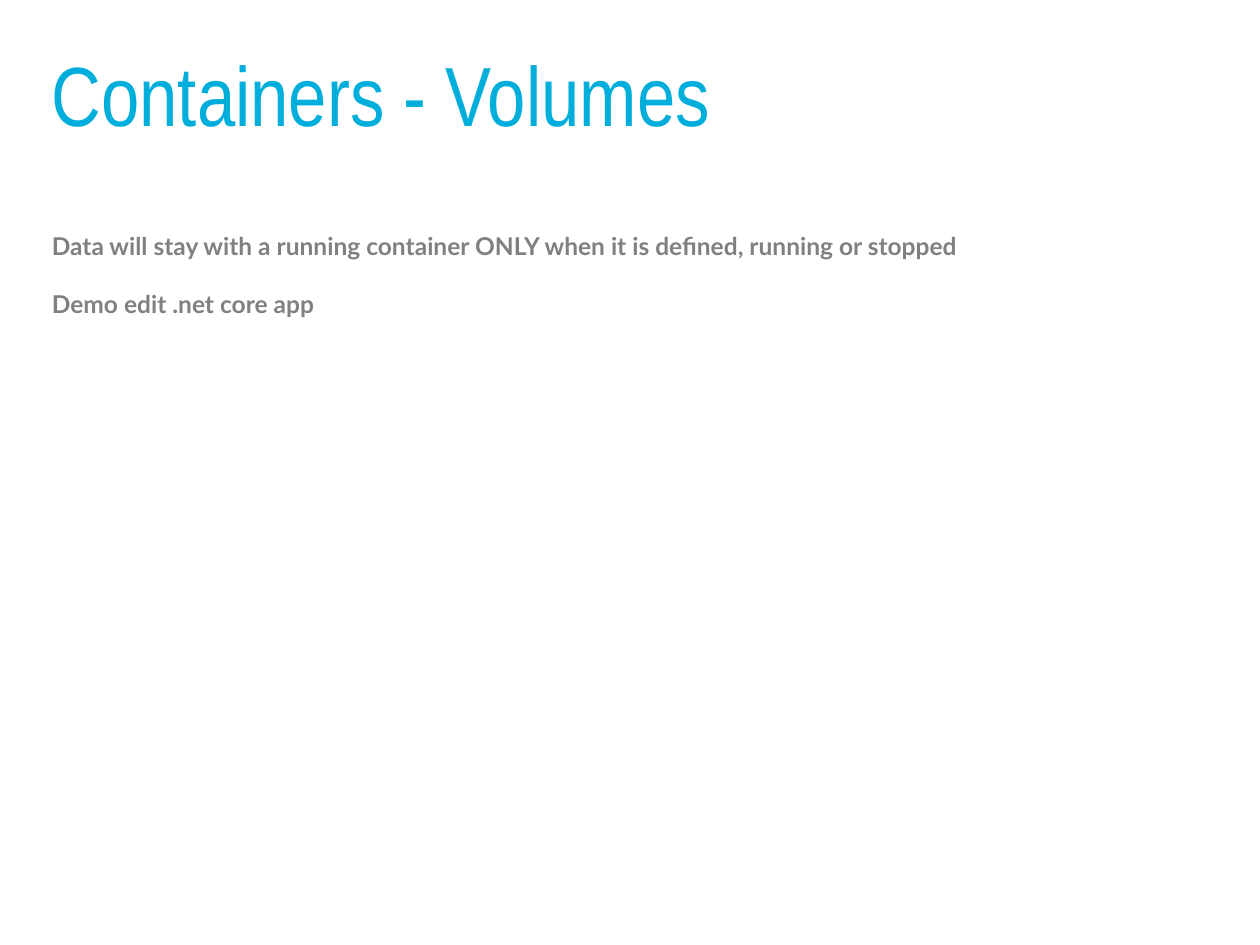
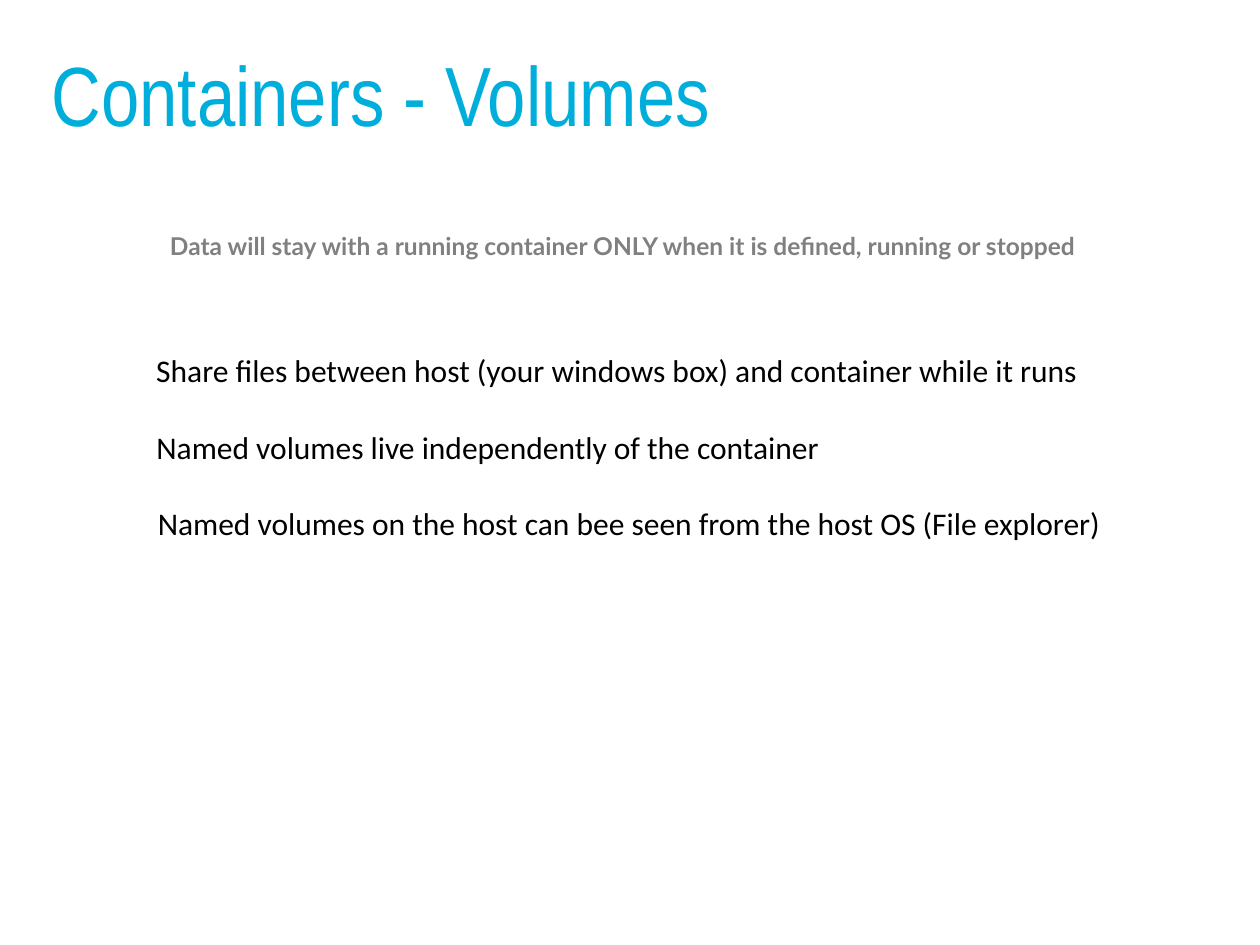
Before and after one commit to panmanphil/introduction-to-docker, a slide deck: slide 24 of DockerTalkThatConference2018.pptx (slide 33 before the commit). Drawn at 1260x945 pixels with LibreOffice and Linux fonts; fonts in the diff are those of the drawing. Boxes give left, top, right and bottom in pixels: in the first picture for what was removed or moved away, otherwise in the second. Text is boxed around its words. In the diff, an @@ line names an element or a change of style, - is before the commit and + after.

Commit message:
added more windows details

```diff
--- a/DockerTalkThatConference2018.pptx
+++ b/DockerTalkThatConference2018.pptx
@@ text "Data will stay with a ...": place and size @@
-text "Data will stay with a ..." at (52, 237, 957, 317)
+text "Data will stay with a ..." at (170, 237, 1075, 260)
@@ text "Data will stay with a ..." at (170, 237, 1075, 260): alignment left to centre @@
@@ text at (52, 295, 314, 317): paragraph removed @@
-Demo edit .net core app
@@ text added at (156, 359, 1076, 387), 18 pt, text #000000 @@
+Share files between host (your windows box) and container while it runs
@@ text added at (156, 437, 818, 464), 18 pt, text #000000 @@
+Named volumes live independently of the container
@@ text added at (158, 512, 1100, 540), 18 pt, text #000000 @@
+Named volumes on the host can bee seen from the host OS (File explorer)
```
Also in this commit, not shown: 3 other slides changed, 5 slides added, 11 slides removed, 6 other files.
